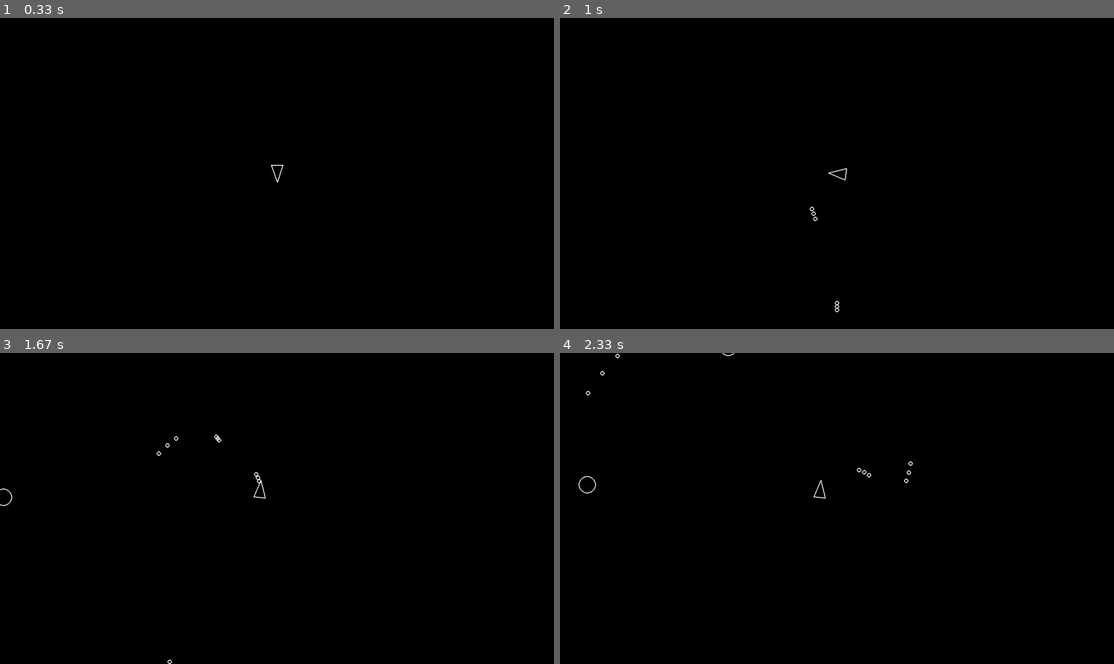
Above: before the commit, frames 1-4 (two rows, left to right).
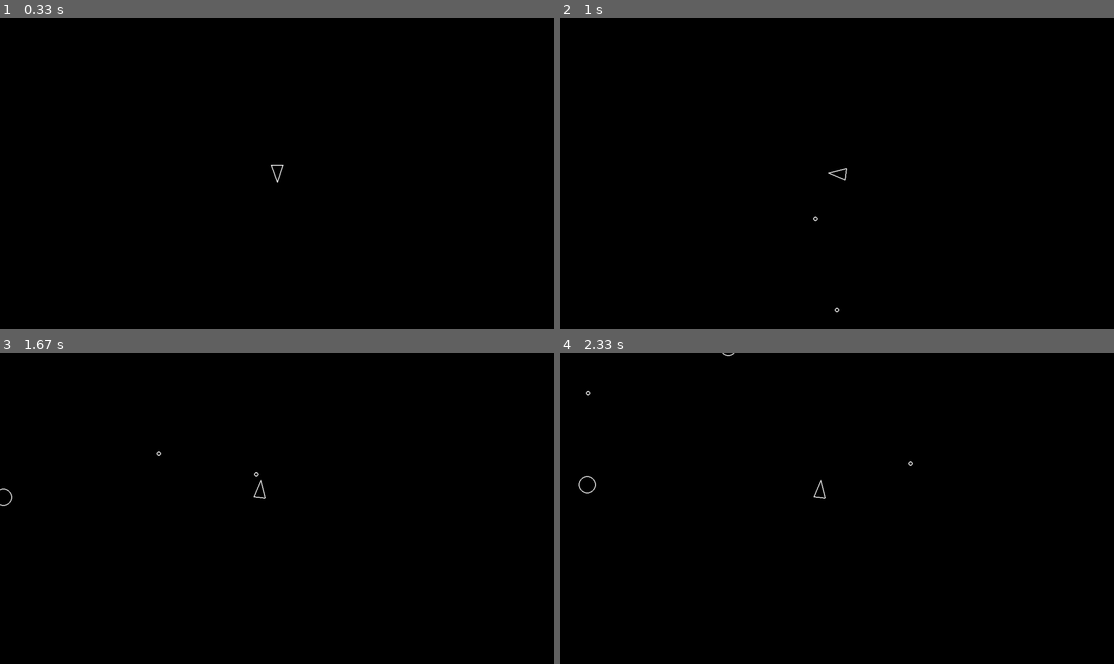
Above: after the commit, the same moments.

Repository: alphatee/asteroids-pygame
Game: pygame game, started from pygame/main.py
Same seed, same stepped clock (60 frames per second), same inputs: the game is played once before the commit and once after it.
Inputs:
- Up to frame 1 (0.33 s): no input
- Up to frame 2 (1 s): tap Space at 0.33, 0.73 s; hold D from 0.67 s (still down)
- Up to frame 3 (1.67 s): tap Space at 1.03, 1.23, 1.57 s; release D at 1.13 s; hold W 1.17-1.47 s; hold D from 1.5 s (still down)
- Up to frame 4 (2.33 s): tap Space at 1.87, 2.07 s; release D at 1.97 s; hold A from 2 s (still down)

Frame 1 is identical in both runs. In frame 2, less than 0.1% of the frame differs, in the area x 45-51%, y 60-94%; in frame 3, less than 0.1%, in the area x 29-48%, y 26-100%; in frame 4, less than 0.1%.

Commit message:
add rate limit feature

Diff:
--- a/pygame/constants.py
+++ b/pygame/constants.py
@@ -20,3 +20,6 @@
 #shooting
 SHOT_RADIUS = 5
 PLAYER_SHOOT_SPEED = 500
+
+#rate limit
+PLAYER_SHOOT_COOLDOWN_SECONDS = 0.3
--- a/pygame/player.py
+++ b/pygame/player.py
@@ -1,5 +1,5 @@
 from circleshape import CircleShape
-from constants import PLAYER_RADIUS, LINE_WIDTH, PLAYER_TURN_SPEED, PLAYER_SPEED, PLAYER_SHOOT_SPEED
+from constants import PLAYER_RADIUS, LINE_WIDTH, PLAYER_TURN_SPEED, PLAYER_SPEED, PLAYER_SHOOT_SPEED, PLAYER_SHOOT_COOLDOWN_SECONDS
 import pygame
 from shot import Shot
 
@@ -7,6 +7,7 @@
     def __init__(self,x,y):
         super().__init__(x,y,PLAYER_RADIUS)
         self.rotation = 0
+        self.rate_limit = 0
 
     # in the Player class
     def triangle(self):
@@ -36,7 +37,11 @@
         if keys[pygame.K_s]:
             self.move(-dt)
         if keys[pygame.K_SPACE]:
-            self.shoot()
+            if self.rate_limit <= 0:
+                self.rate_limit = PLAYER_SHOOT_COOLDOWN_SECONDS
+                self.shoot()
+
+        self.rate_limit -= dt
 
     def move(self, dt):
         unit_vector = pygame.Vector2(0, 1)
